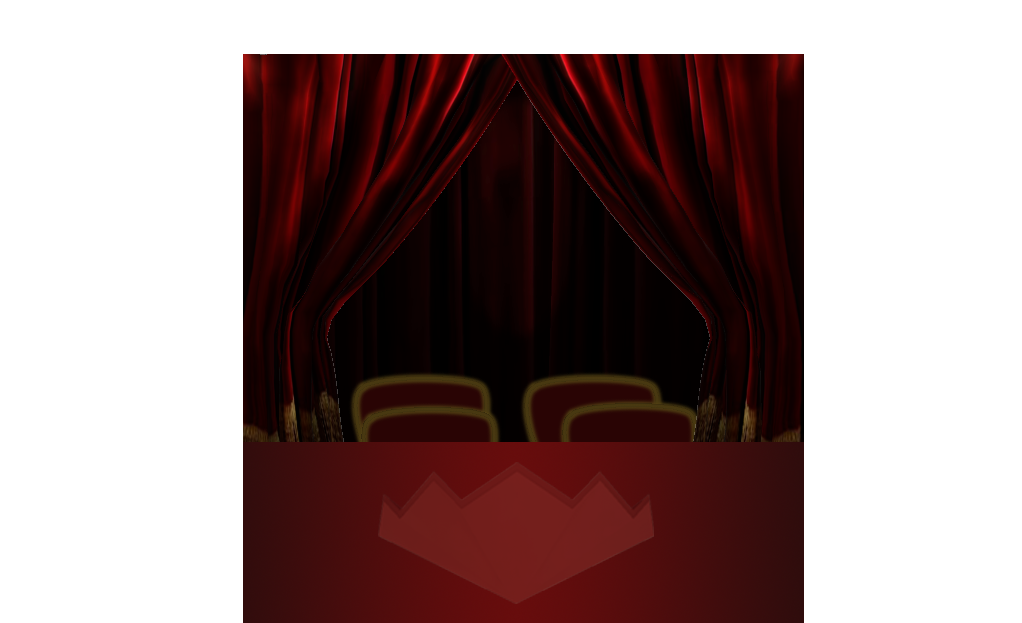
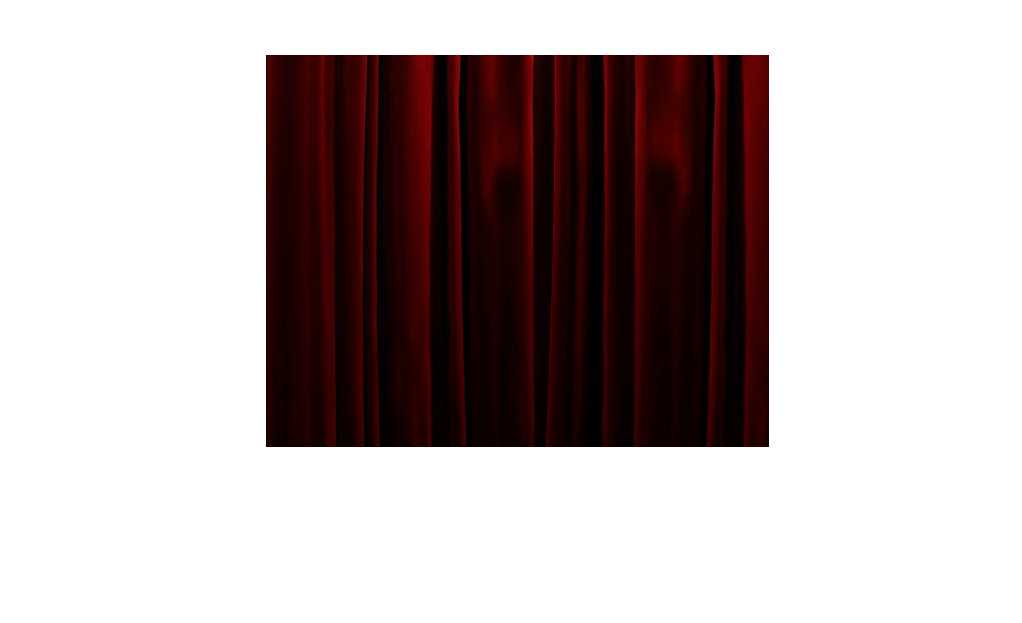
Two versions of the same layered image (1022px x 623px). Layer-by-layer changes:
moved "Layer 12" into group "frontispiece" over (378, 462, 654, 604)
moved "clamshell edge" into group "frontispiece" over (378, 462, 654, 604)
moved "Layer 13" into group "frontispiece" over (243, 442, 804, 623)
moved "Layer 3" into group "frontispiece" over (243, 442, 804, 623)
hid "Layer 2", moved it into group "curtains" over (243, 442, 804, 623)
moved "Layer 1" into group "curtains" over (243, 54, 804, 576)
hid group "chairs" (16 layers) over (347, 196, 704, 623)
hid "Layer 6" over (447, 88, 588, 347)
hid "Layer 5" over (244, 54, 803, 623)
